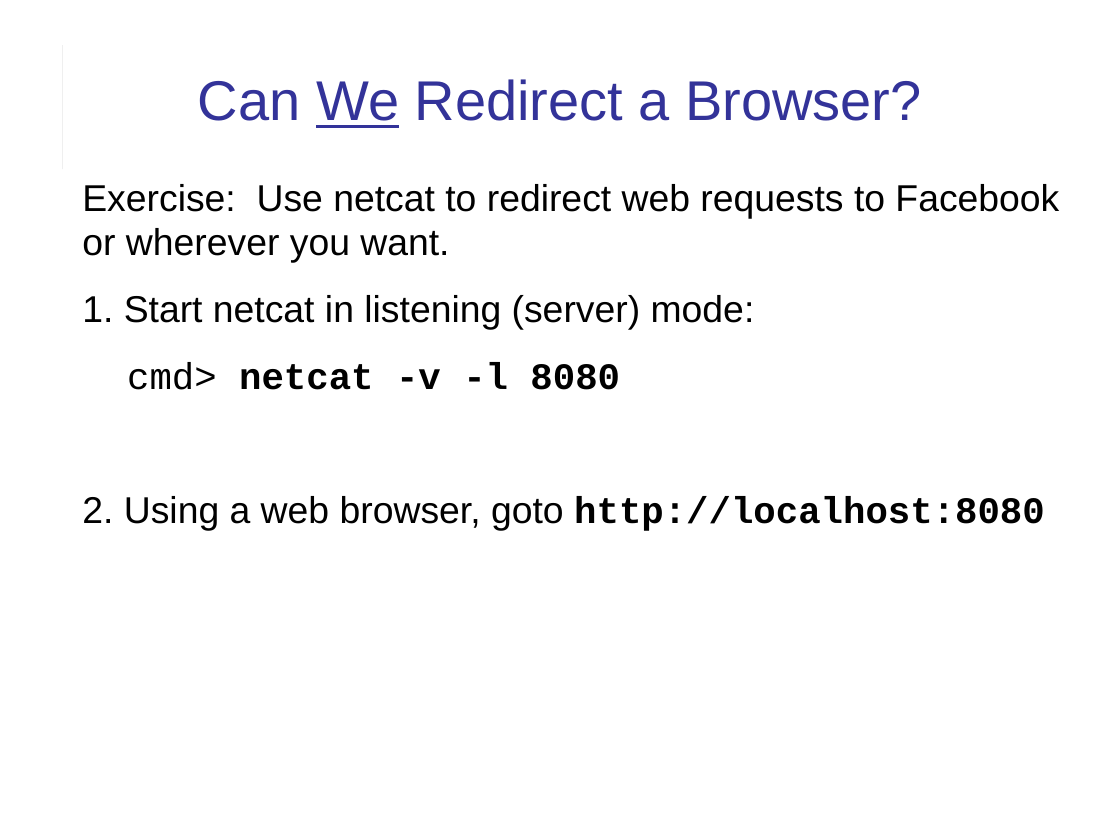
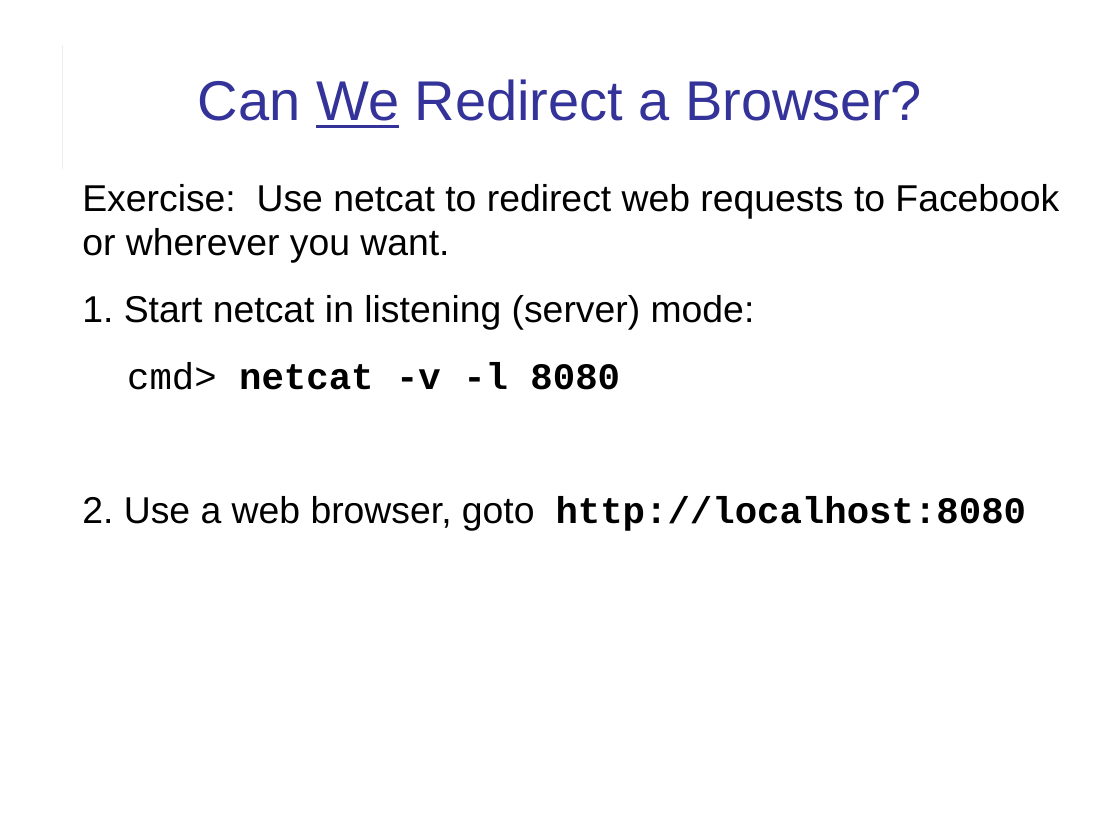
Before and after one commit to cpske/ISP, a slide deck: slide 13 of web/HTTP-in-Action.ppt. Drawn at 1120x840 pixels with LibreOffice and Linux fonts; fonts in the diff are those of the drawing. Boxes give left, top, right and bottom in pixels: in the first picture for what was removed or moved away, otherwise in the second. Text is boxed around its words. In the diff, an @@ line names an element or a change of style, - is before the commit and + after.

Commit message:
fix typos in slides

```diff
--- a/web/HTTP-in-Action.ppt
+++ b/web/HTTP-in-Action.ppt
@@ text at <box>82,496,1027,531</box>: text changed @@
-2. Using a web browser, goto http://localhost:8080
+2. Use a web browser, goto http://localhost:8080
```
Also in this commit, not shown: 11 other slides changed, 1 other file.
